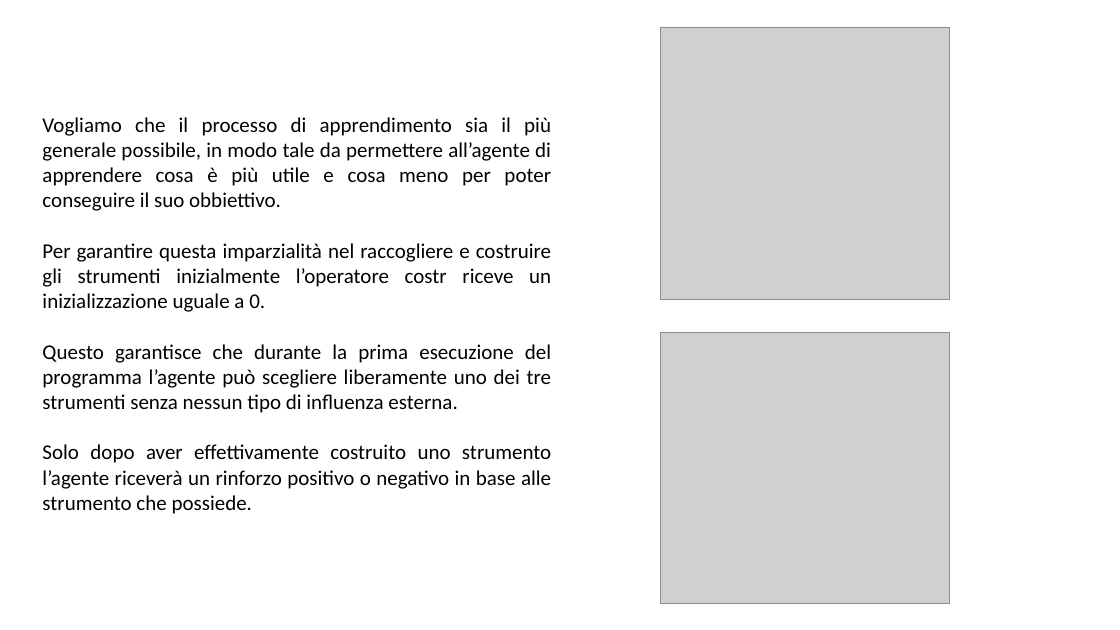
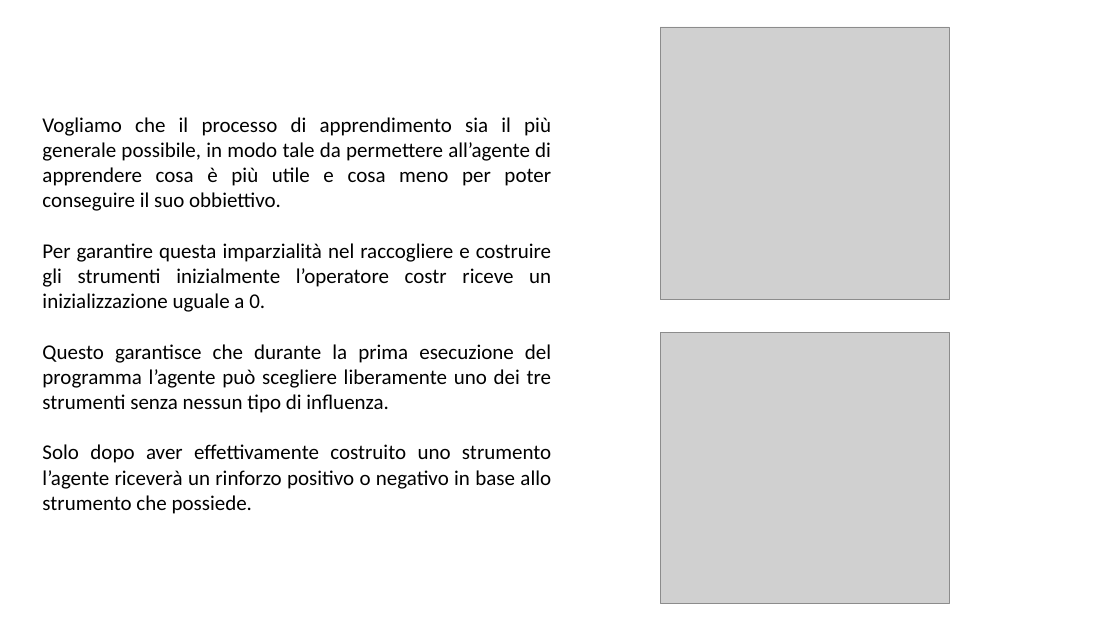
Before and after one commit to giargiapower/prolog-clingo-clips-soar, a slide deck: slide 5 of Presentazioni/Presentazione_soar.pptx. Drawn at 1120x630 pixels with LibreOffice and Linux fonts; fonts in the diff are those of the drawing; grey boxes stand for pictures. Boxes give left, top, right and bottom in pixels: in the first picture for what was removed or moved away, otherwise in the second. Text is boxed around its words. In the diff, an @@ line names an element or a change of style, - is before the commit and + after.

```diff
--- a/Presentazioni/Presentazione_soar.pptx
+++ b/Presentazioni/Presentazione_soar.pptx
@@ text at (x1=42, y1=344, x2=551, y2=514): text changed @@
-Questo garantisce che durante la prima esecuzione del programma l’agente può scegliere liberamente uno dei tre strumenti senza nessun tipo di influenza esterna.
-Solo dopo aver effettivamente costruito uno strumento l’agente riceverà un rinforzo positivo o negativo in base alle strumento che possiede.
+Questo garantisce che durante la prima esecuzione del programma l’agente può scegliere liberamente uno dei tre strumenti senza nessun tipo di influenza.
+Solo dopo aver effettivamente costruito uno strumento l’agente riceverà un rinforzo positivo o negativo in base allo strumento che possiede.
```
Also in this commit, not shown: 7 other slides changed.
